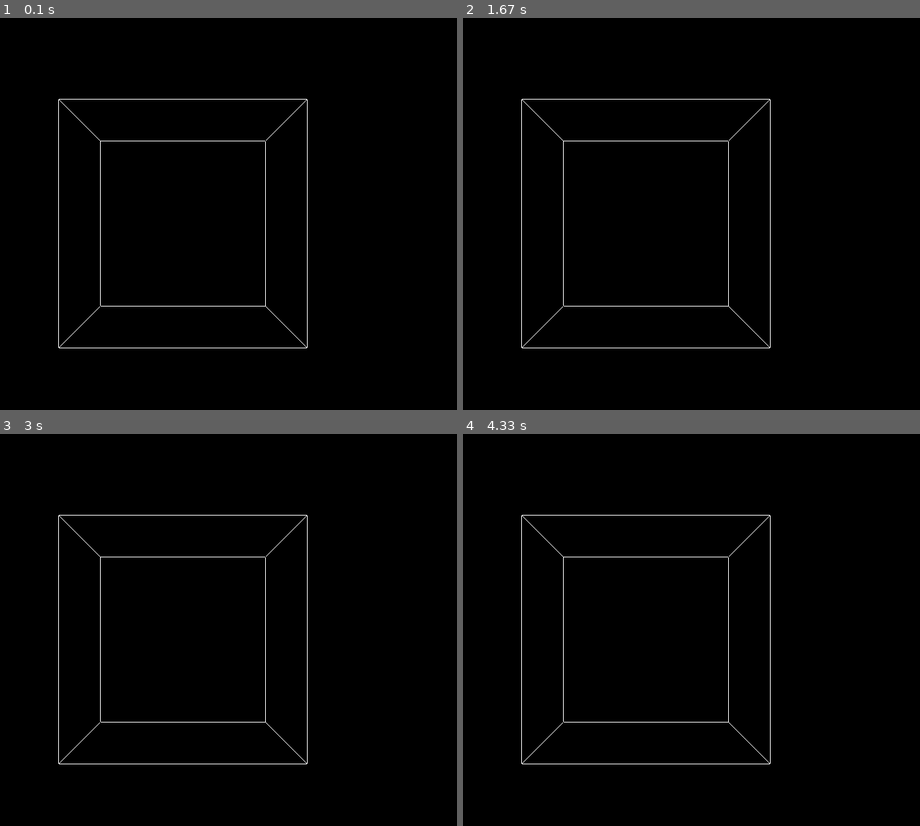
Above: before the commit, frames 1-4 (two rows, left to right).
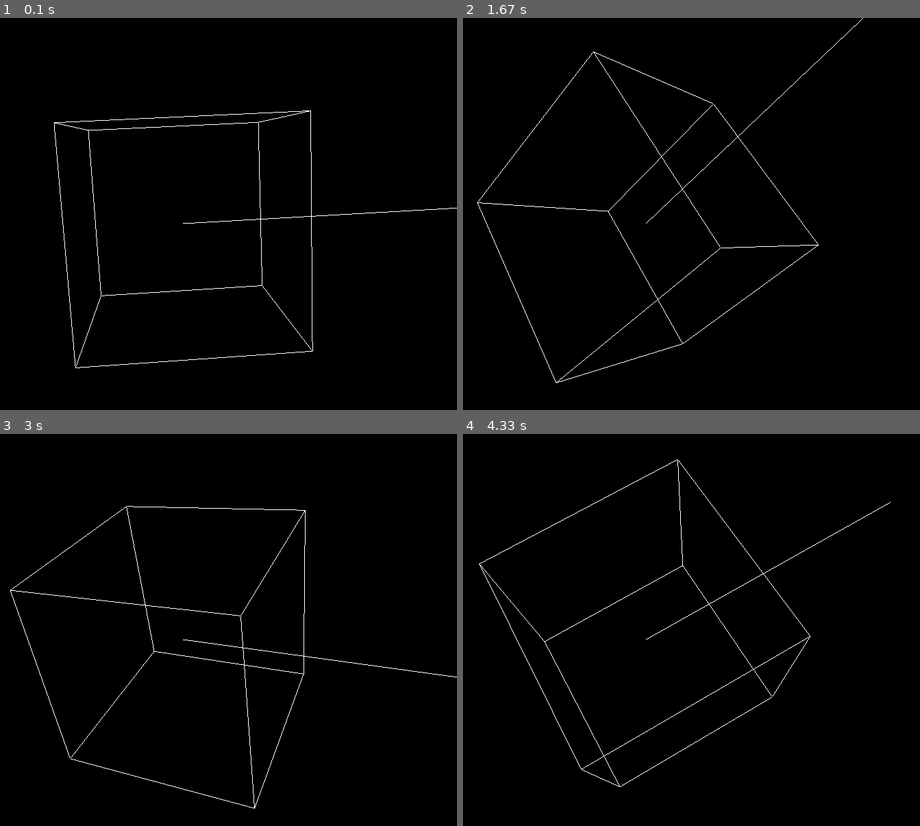
Above: after the commit, the same moments.

Repository: siren403/PygameTutorial
Game: pygame game, started from PyOpenGL/test.py
The game is run twice, just before and just after one commit, with the same random seed, the same clock (stepped at 60 frames per second) and the same inputs.
Inputs:
- Up to frame 1 (0.1 s): no input
- Up to frame 2 (1.67 s): no input
- Up to frame 3 (3 s): no input
- Up to frame 4 (4.33 s): no input

The runs differ from the first frame. In frame 1, 1.5% of the frame differs, in the area x 11-100%, y 20-90%; in frame 2, 1.4%; in frame 3, 1.5%, in the area x 2-100%, y 18-96%; in frame 4, 1.4%.

Commit message:
exam_math

Diff:
--- /dev/null
+++ b/Beginner/MathPractice/exam_dotproduct.py
@@ -0,0 +1,28 @@
+from OpenGL.GL import *
+
+
+vertices = (
+    (0, 0, 0),
+    (1, 0.7, 0),
+    (1, 0, 0)
+)
+
+edges = (
+    (0, 1),
+    (0, 2)
+)
+
+colors = (
+
+)
+
+def update():
+    glBegin(GL_LINES)
+    for edge in edges:
+        for vertex in edge:
+            glColor3fv((1,0,0))
+            glVertex3fv(vertices[vertex])
+
+
+
+    glEnd()
--- /dev/null
+++ b/Beginner/MathPractice/mathEntry.py
@@ -0,0 +1,34 @@
+import pygame
+from OpenGL.raw.GLU import gluPerspective
+from pygame.locals import *
+from OpenGL.GL import *
+from MathPractice.exam_dotproduct import update as dotUpdate
+
+
+def main(funcUpdate):
+    pygame.init()
+    display = (800,600)
+    pygame.display.set_mode(display, DOUBLEBUF | OPENGL)
+
+    gluPerspective(45,(display[0]/display[1]),0.1,50.0)
+
+    glTranslatef(0.0,0.0,-5)
+
+
+    while True:
+        for event in pygame.event.get():
+            if event.type == pygame.QUIT:
+                pygame.quit()
+                quit()
+
+
+        glClear(GL_COLOR_BUFFER_BIT | GL_DEPTH_BUFFER_BIT)
+
+        funcUpdate()
+
+        pygame.display.flip()
+        pygame.time.wait(10)
+
+
+
+main(dotUpdate)
--- a/PyOpenGL/test.py
+++ b/PyOpenGL/test.py
@@ -35,6 +35,9 @@
     for edge in edges:
         for vertex in edge:
             glVertex3fv(vertices[vertex])
+
+    glVertex3fv((0,0,0))
+    glVertex3fv((3,0,0))
     glEnd()
 
 
@@ -55,7 +58,7 @@
                 quit()
 
 
-        # glRotate(1,3,1,1)
+        glRotate(1,3,1,1)
         glClear(GL_COLOR_BUFFER_BIT | GL_DEPTH_BUFFER_BIT)
         Cube()
         pygame.display.flip()
Empty file added: Beginner/MathPractice/__init__.py
Not shown, added: Beginner/MathPractice/__init__.pyc
Not shown, added: Beginner/MathPractice/exam_dotproduct.pyc
